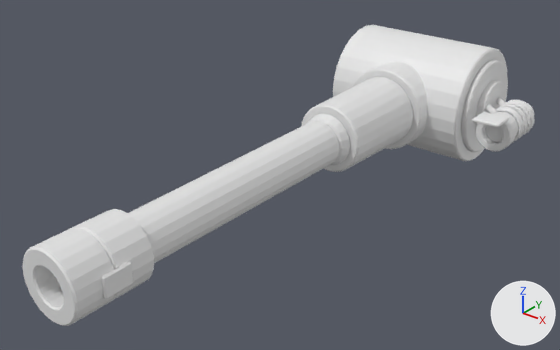
A saved change to the OBJ model Assets/Resources/Models/Smoky_M0/barrel.obj.
Camera for both pictures: a camera (50 mm lens) standing at (0.67, -1.264, 0.502) and looking at (0.0, -0.426, -0.018). Every picture has the same lights, and +X, +Y and +Z are marked at lower right. The older version comes first. Where no turn or scale is listed for an object, it has been applied to the vertices. Vertices at exactly the same position are counted once.

Names of what the first picture shows: 'barrel'.
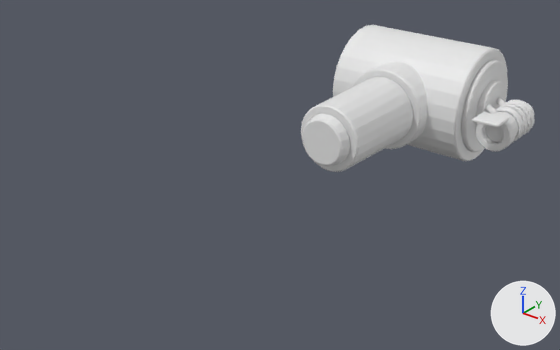
The change, as a diff of the scene's bpy script:
```diff
--- a/Assets/Resources/Models/Smoky_M0/barrel.obj.py
+++ b/Assets/Resources/Models/Smoky_M0/barrel.obj.py
@@ me_barrel @@
 # used by ob_barrel; location = (0.0, 0.0, 0.0)
-me_barrel.from_pydata(...)  # 2632 vertices, 5184 faces; spans x -0.14..0.246, y -0.85..0.105, z -0.105..0.105
+me_barrel.from_pydata(...)  # 2240 vertices, 4416 faces; spans x -0.14..0.246, y -0.32..0.105, z -0.105..0.105
+# me_barrel part 1: the loose piece of 192 vertices spanning x -0.05..0.05, y -0.85..-0.79, z -0.05..0.05 is deleted
+# me_barrel part 2: the loose piece of 88 vertices spanning x -0.05..0.05, y -0.79..-0.73, z -0.05..0.05 is deleted
+# me_barrel part 3: the loose piece of 80 vertices spanning x -0.038..0.038, y -0.74..-0.32, z -0.038..0.038 is deleted
+# me_barrel part 4: the loose piece of 16 vertices spanning x 0.048..0.053, y -0.812..-0.768, z -0.016..0.016 is deleted
+# other edits to the shape of me_barrel do not show in these pictures
```

Pixel boxes (x1, y1, x2, y2) of what changed, in the pictures (560 x 350 px):
'barrel', reshaped (54% narrower, 51% shorter): before (22, 25, 534, 326); after (301, 25, 534, 172)
part 1 of me_barrel, deleted: before (22, 228, 115, 326)
part 2 of me_barrel, deleted: before (72, 209, 154, 301)
part 3 of me_barrel, deleted: before (127, 121, 339, 263)
part 4 of me_barrel, deleted: before (102, 261, 133, 299)
